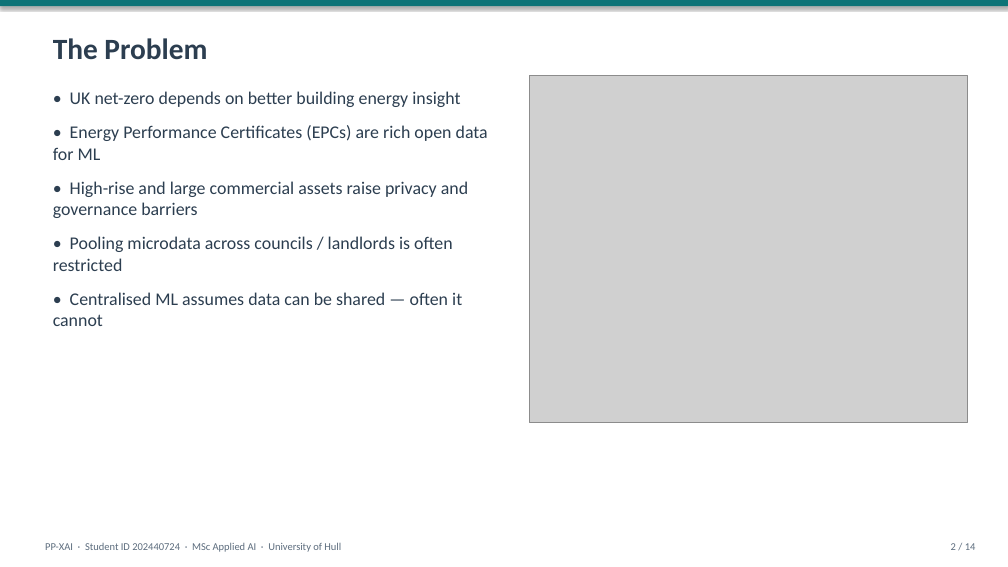
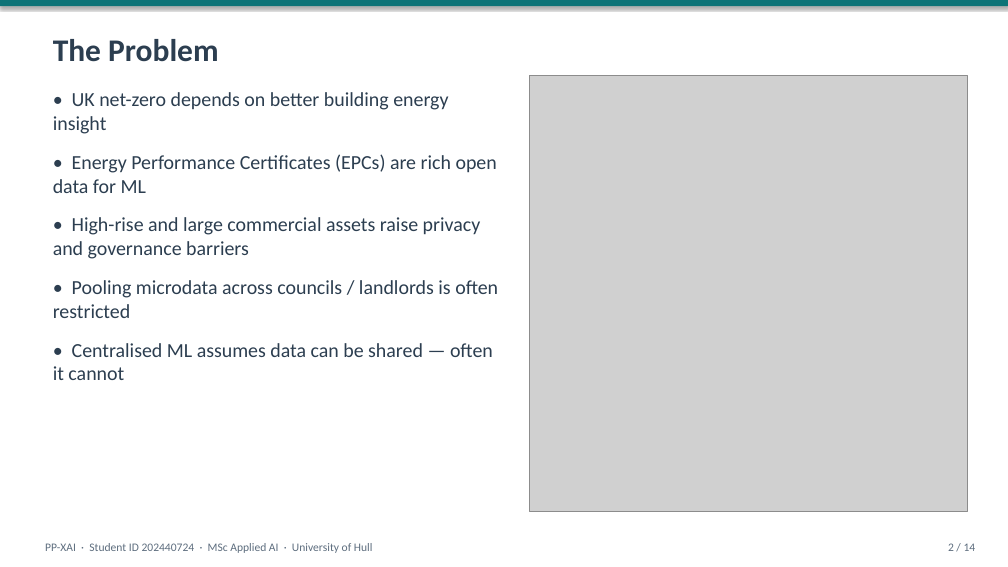
Before and after one commit to alilog99/pp-xai-dissertation, a slide deck: slide 2 of docs/presentation/202440724_PPXAI_Presentation.pptx. Drawn at 1008x567 pixels with LibreOffice and Linux fonts; fonts in the diff are those of the drawing; grey boxes stand for pictures. Boxes give left, top, right and bottom in pixels: in the first picture for what was removed or moved away, otherwise in the second. Text is boxed around its words. In the diff, an @@ line names an element or a change of style, - is before the commit and + after.

```diff
--- a/docs/presentation/202440724_PPXAI_Presentation.pptx
+++ b/docs/presentation/202440724_PPXAI_Presentation.pptx
@@ text "The Problem" at <box>53,39,219,62</box>: size 28 to 30 pt @@
@@ text "• UK net-zero depends on ..." at <box>53,92,498,380</box>: size 17 to 19 pt; more space between paragraphs @@
@@ picture: place and size @@
-picture at <box>529,76,968,423</box>
+picture at <box>529,76,968,512</box>
@@ text "PP-XAI · Student ID 202440724 ..." at <box>45,543,373,553</box>: size 10 to 11 pt @@
@@ text "2 / 14" at <box>948,543,976,551</box>: size 10 to 11 pt @@
```
Also in this commit, not shown: 13 other slides changed, 12 other files.
